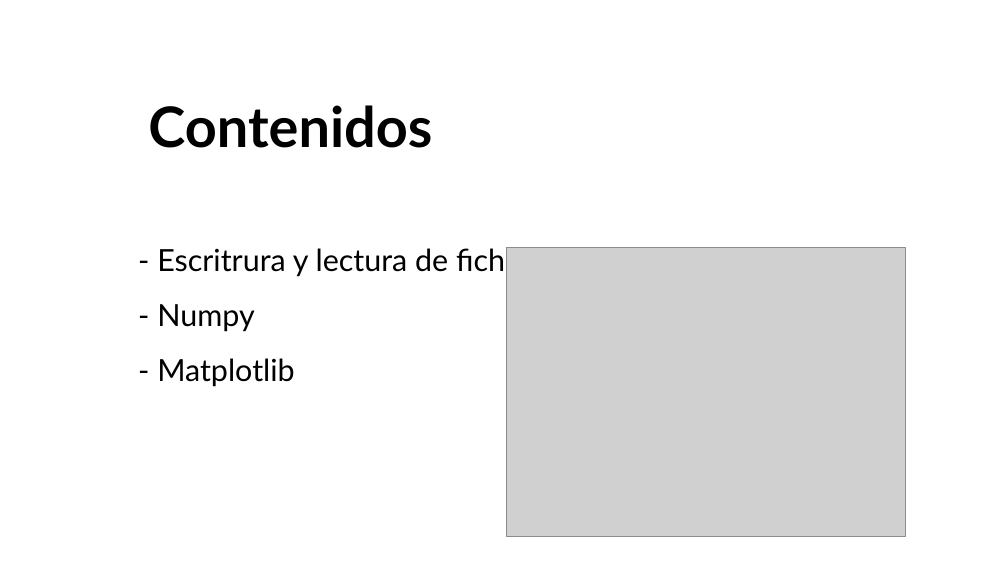
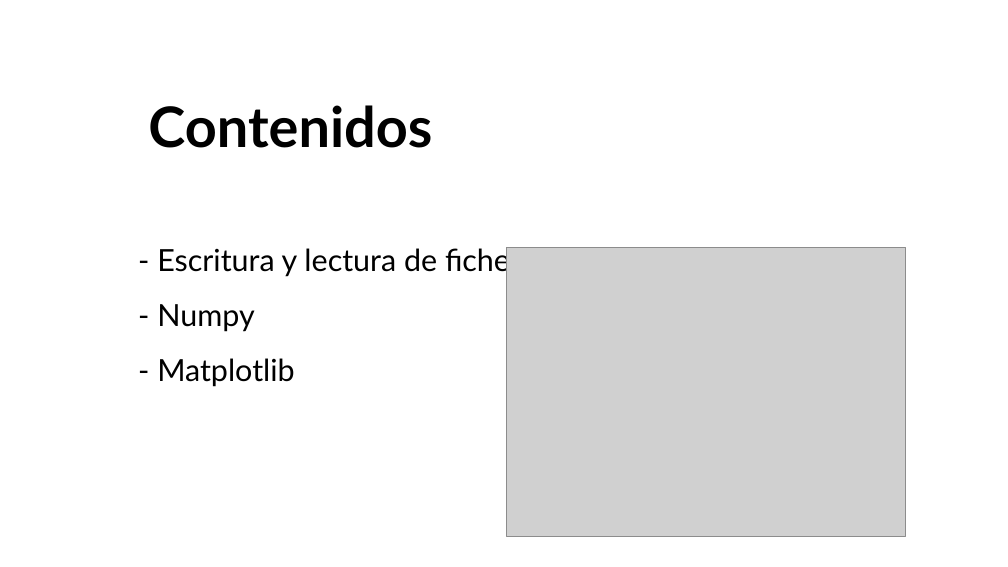
Before and after one commit to uibcdf/Taller-Python, a slide deck: slide 3 of semana_5/slides/slides.odp. Drawn at 1008x567 pixels with LibreOffice and Linux fonts; fonts in the diff are those of the drawing; grey boxes stand for pictures. Boxes give left, top, right and bottom in pixels: in the first picture for what was removed or moved away, otherwise in the second. Text is boxed around its words. In the diff, an @@ line names an element or a change of style, - is before the commit and + after.

```diff
--- a/semana_5/slides/slides.odp
+++ b/semana_5/slides/slides.odp
@@ text at bbox=[157, 245, 551, 278]: text changed @@
-- Escritrura y lectura de ficheros
+- Escritura y lectura de ficheros
```
Also in this commit, not shown: 1 other file.
